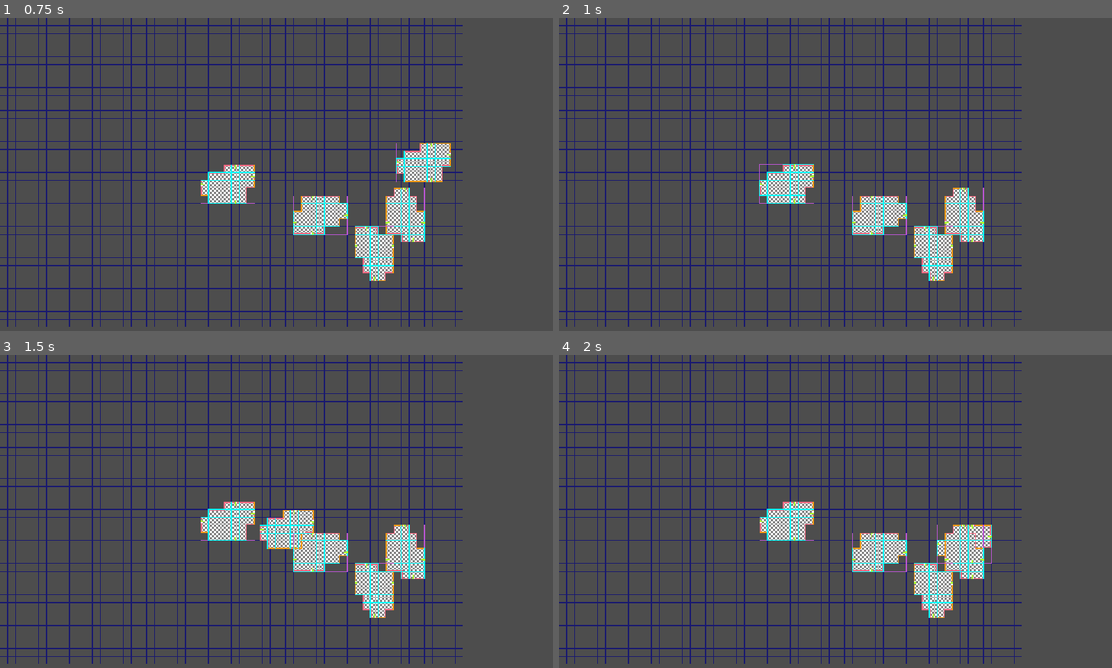
Above: before the commit, frames 1-4 (two rows, left to right).
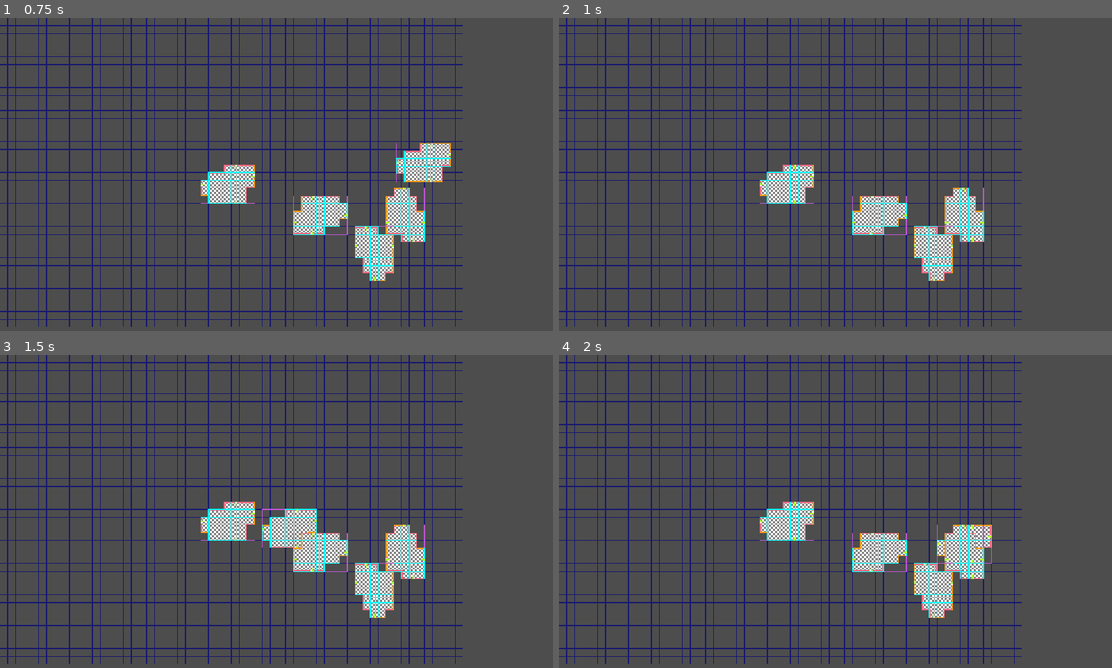
Above: after the commit, the same moments.

Repository: local-minimum/repetitions
Game: Godot game, scene res://scenes/dungeon_plan.tscn
The game is run twice, just before and just after one commit, with the same random seed, the same clock (stepped at 60 frames per second) and the same inputs.
Inputs (mouse positions are in pixels of both pictures, inside the frame that each line leads up to):
- Up to frame 1 (0.75 s): tap Enter at 0.5 s; drag from (519, 155) to (221, 187) at 0.52 s
- Up to frame 2 (1 s): no input
- Up to frame 3 (1.5 s): tap Space (crawl_search) at 1.25 s; drag from (221, 524) to (403, 549) at 1.27 s
- Up to frame 4 (2 s): no input

Frame 1 is identical in both runs. In frame 2, less than 0.1% of the frame differs, in the area x 36-47%, y 46-60%; in frame 3, 0.8%, in the area x 46-58%, y 49-62%; in frame 4, nothing differs.

Commit message:
Allow for grid snapping while dragging

Diff:
--- a/scenes/rooms/start_room.tscn
+++ b/scenes/rooms/start_room.tscn
@@ -7,6 +7,7 @@
 
 [sub_resource type="Resource" id="Resource_6afpx"]
 script = ExtResource("3_86g8l")
+snap_distance_fraction = 0.29
 rotate_clockwise_action = "blueprint_rotate_cw"
 rotate_counter_clockwise_action = "blueprint_rotate_ccw"
 metadata/_custom_type_script = "uid://8gfxxyx4bmsv"
--- a/scripts/2d/draggable.gd
+++ b/scripts/2d/draggable.gd
@@ -25,6 +25,7 @@
 var _dragging: Node2D
 
 var _drag_start: Vector2
+var _drag_delta: Vector2
 var _drag_origin: Vector2i
 var _drag_origin_valid: bool
 
@@ -196,7 +197,17 @@
     if node == null || node != _dragging:
         return
 
-    node.global_position += event.relative
+    _drag_delta += event.relative
+    var target: Vector2 = _drag_start + _drag_delta
+
+    if grid != null && grid.is_inside_grid(node.global_position):
+        var grid_pos: Vector2 = grid.get_global_point(grid.get_closest_coordinates(target))
+        var err: float = (target - grid_pos).abs().length()
+        if err / grid.tile_size.length() < snap_distance_fraction:
+            # print_debug("[] Err %s vs %s" % [err, grid.tile_size])
+            target = grid_pos
+
+    node.global_position = target
     node.get_viewport().set_input_as_handled()
 
 func _handle_drag_start(node: Node2D) -> void:
@@ -211,6 +222,7 @@
     _dragging = node
 
     _drag_start = node.global_position
+    _drag_delta = Vector2.ZERO
     _drag_origin = calculate_coordinates(node)
     _drag_origin_valid = grid != null && grid.is_inside_grid(node.global_position)
 
--- a/scripts/reps/blueprint_room.gd
+++ b/scripts/reps/blueprint_room.gd
@@ -70,6 +70,7 @@
     if grid.is_inside_grid(global_position):
         var r: Rect2i = outline.get_used_rect()
         var origin: Vector2i = grid.get_closest_coordinates(global_position)
+        # TODO: This assumes equal grid size...
         r.position += origin
 
         if grid.extent.encloses(r):
@@ -317,7 +318,7 @@
     if !to_valid:
         global_position = start_point
 
-    # TODO: Check for valid placement
+    # TODO: Check for valid placement with door logic
     snap_to_grid()
 
 func _handle_mouse_enter() -> void:
